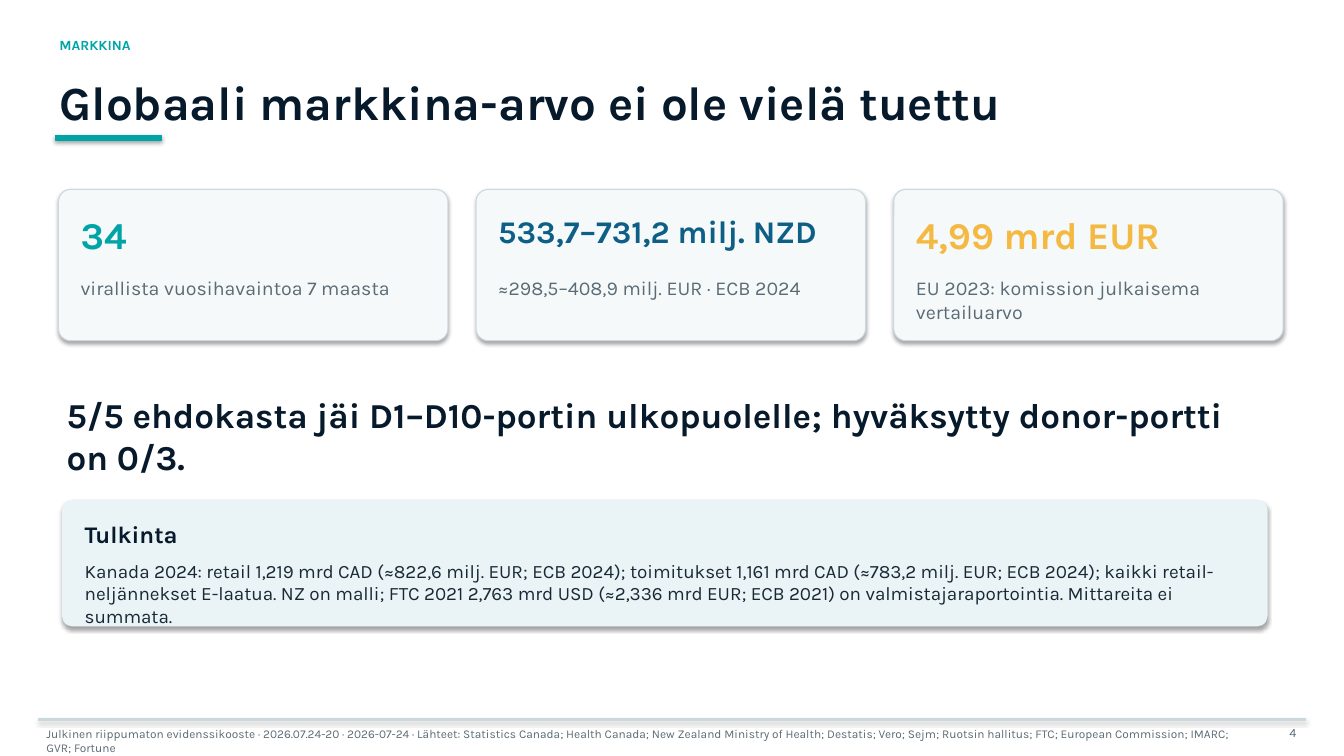
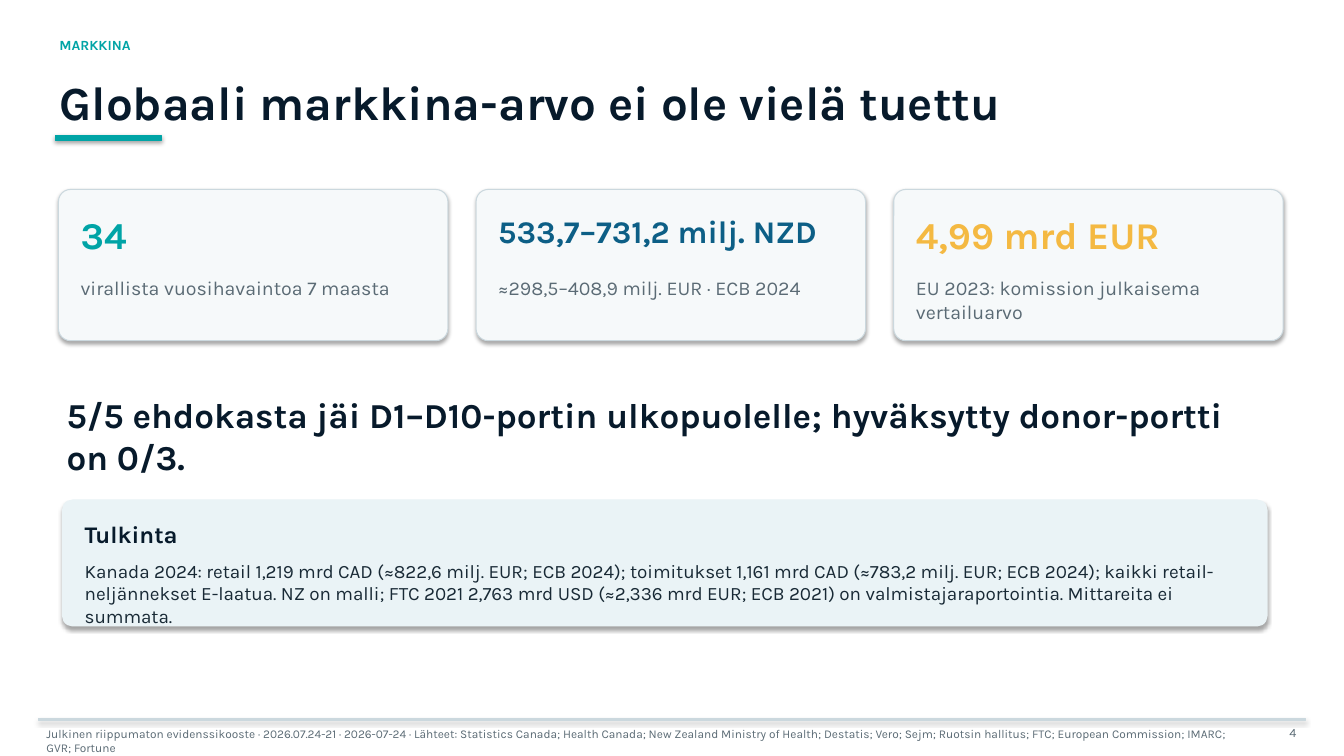
Before and after one commit to jounirautio78-ops/pixan-global-market-evidence-public, a slide deck: slide 4 of site/downloads/pixan-bank-deck-short-fi.pptx. Drawn at 1344x756 pixels with LibreOffice and Linux fonts; fonts in the diff are those of the drawing. Boxes give left, top, right and bottom in pixels: in the first picture for what was removed or moved away, otherwise in the second. Text is boxed around its words. In the diff, an @@ line names an element or a change of style, - is before the commit and + after.

```diff
--- a/site/downloads/pixan-bank-deck-short-fi.pptx
+++ b/site/downloads/pixan-bank-deck-short-fi.pptx
@@ text at [46, 730, 1225, 753]: text changed @@
-Julkinen riippumaton evidenssikooste · 2026.07.24-20 · 2026-07-24 · Lähteet: Statistics Canada; Health Canada; New Zealand Ministry of Health; Destatis; Vero; Sejm; Ruotsin hallitus; FTC; European Commission; IMARC; GVR; Fortune
+Julkinen riippumaton evidenssikooste · 2026.07.24-21 · 2026-07-24 · Lähteet: Statistics Canada; Health Canada; New Zealand Ministry of Health; Destatis; Vero; Sejm; Ruotsin hallitus; FTC; European Commission; IMARC; GVR; Fortune
```
Also in this commit, not shown: 5 other slides changed, 30 other files.
